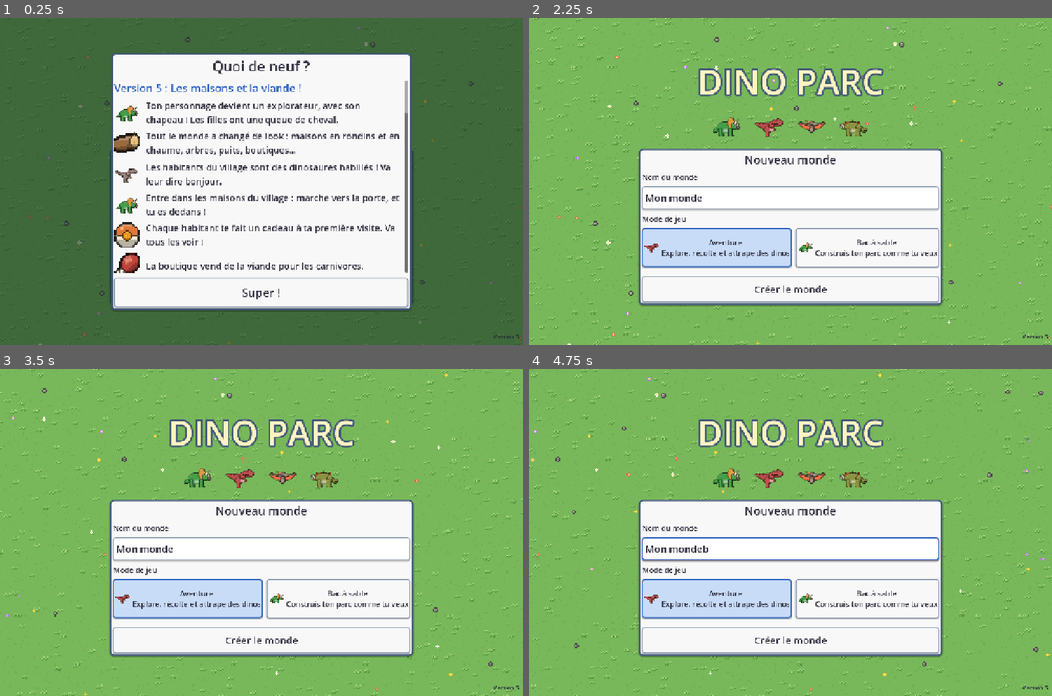
Above: before the commit, frames 1-4 (two rows, left to right).
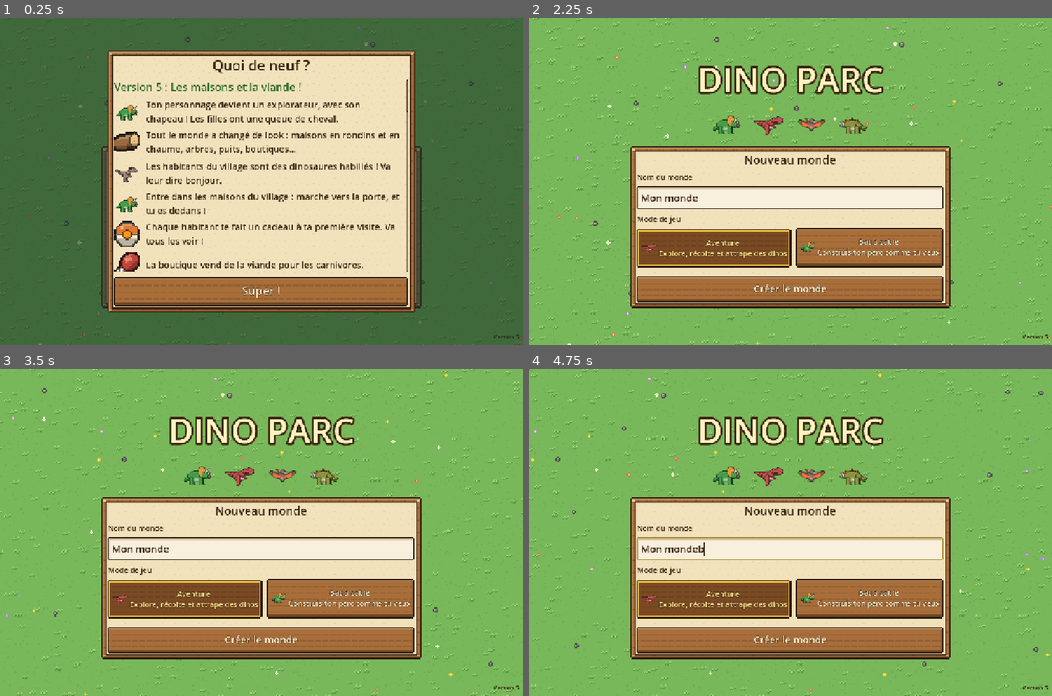
Above: after the commit, the same moments.

Repository: kevindjf/dino-parc
Game: Godot game, scene res://main.tscn
Two runs of this game, one before a commit and one after it. Both use one fixed random seed, a clock stepped at 60 frames per second and the inputs below.
Inputs (mouse positions are in pixels of both pictures, inside the frame that each line leads up to):
- Up to frame 1 (0.25 s): no input
- Up to frame 2 (2.25 s): click "Aventure Explore, récolte et …" at 0.5 s; click "Bac à sable Construis ton par…" at 1.25 s; click "Créer le monde" at 2 s
- Up to frame 3 (3.5 s): tap Enter at 2.75 s; move the mouse to (376, 516) at 2.77 s; hold Right from 2.78 s (still down); tap I at 2.85 s; click (376, 516) at 2.92 s; tap Space at 3.02, 3.32 s
- Up to frame 4 (4.75 s): release Right at 3.5 s; drag from (685, 548) to (764, 597) at 3.52 s; move the mouse to (842, 460) at 4.27 s; hold Right from 4.28 s (still down); tap B at 4.35 s; click (842, 460) at 4.42 s

The runs differ from the first frame. In frame 1, 47% of the frame differs, in the area x 19-81%, y 10-90%; in frame 2, 33%; in frame 3, 33%; in frame 4, 33%.

Commit message:
feat: rustic interface with parchment windows and plank buttons
Co-Authored-By: Claude Opus 5.5 (1M context) <noreply@anthropic.com>

Diff:
--- a/scripts/adventure_hud.gd
+++ b/scripts/adventure_hud.gd
@@ -85,7 +85,7 @@
 	row.add_theme_constant_override("separation", 20)
 	top.add_child(row)
 	name_label = _label(row, player_name, 20)
-	name_label.add_theme_color_override("font_color", Color("2860c0"))
+	name_label.add_theme_color_override("font_color", Color("2a6a2a"))
 	hearts_row = HBoxContainer.new()
 	hearts_row.add_theme_constant_override("separation", 2)
 	row.add_child(hearts_row)
@@ -174,7 +174,7 @@
 	title.size_flags_horizontal = Control.SIZE_EXPAND_FILL
 	_button(header, "Fermer", 110, toggle_bag)
 	var hint := _label(column, "Touche un objet pour le mettre dans la case choisie de ta barre d'outils.", 14)
-	hint.add_theme_color_override("font_color", Color("607080"))
+	hint.add_theme_color_override("font_color", Color("7a6248"))
 
 	var halves := HBoxContainer.new()
 	halves.add_theme_constant_override("separation", 16)
@@ -350,7 +350,7 @@
 			("Volière" if Catalog.DINOS[id].habitat == "air" else "Lagon")
 		var hint := _label(cell, where, 11)
 		hint.horizontal_alignment = HORIZONTAL_ALIGNMENT_CENTER
-		hint.add_theme_color_override("font_color", Color("708090"))
+		hint.add_theme_color_override("font_color", Color("8a7258"))
 
 
 # --- The building mode ------------------------------------------------------------
@@ -469,7 +469,7 @@
 	_button(header, "Fermer", 110, toggle_pocket)
 	var hint := _label(column, "Les dinos que tu as attrapés t'attendent ici. Touche « Relâcher », puis vise une case libre dans un enclos et appuie sur Action.", 14)
 	hint.autowrap_mode = TextServer.AUTOWRAP_WORD_SMART
-	hint.add_theme_color_override("font_color", Color("607080"))
+	hint.add_theme_color_override("font_color", Color("7a6248"))
 	pocket_grid = GridContainer.new()
 	pocket_grid.columns = 5
 	pocket_grid.add_theme_constant_override("h_separation", 10)
@@ -631,7 +631,7 @@
 		price.text = "Déjà à toi !"
 		price.disabled = true
 	elif park.money < entry.price:
-		price.modulate = Color(1, 1, 1, 0.5)
+		price.modulate = Color(0.72, 0.68, 0.64)  # too expensive: darker, but still readable
 
 
 func _sell_card(id: String) -> void:
--- a/scripts/creator.gd
+++ b/scripts/creator.gd
@@ -111,10 +111,10 @@
 		var fill := StyleBoxFlat.new()
 		fill.bg_color = color
 		fill.set_corner_radius_all(8)
-		fill.border_color = Color("8898b0")
+		fill.border_color = Color("3a2410")
 		fill.set_border_width_all(2)
 		var chosen: StyleBoxFlat = fill.duplicate()
-		chosen.border_color = Color("2860c0")
+		chosen.border_color = Color("f0c040")
 		chosen.set_border_width_all(5)
 		button.add_theme_stylebox_override("normal", fill)
 		button.add_theme_stylebox_override("hover", fill)
--- a/scripts/hud.gd
+++ b/scripts/hud.gd
@@ -1,6 +1,7 @@
 extends CanvasLayer
 
-# The interface, in the style of the white boxes with a blue border of the old handheld games.
+# The interface, rustic like the world: parchment windows in wooden frames and plank buttons
+# (drawn in ui_skin.gd).
 
 signal tool_selected(id: String)
 signal zoom_requested(direction: int)
@@ -11,8 +12,8 @@
 
 const Catalog := preload("res://scripts/catalog.gd")
 const Art := preload("res://scripts/art.gd")
-const INK := Color("303040")
-const FRAME := Color("405878")
+const UiSkin := preload("res://scripts/ui_skin.gd")
+const INK := UiSkin.INK
 
 var money_label: Label
 var visitors_label: Label
@@ -53,43 +54,38 @@
 	message_panel.add_child(message_label)
 
 
-static func _box(fill: Color, border: Color, width := 3, radius := 8) -> StyleBoxFlat:
-	var box := StyleBoxFlat.new()
-	box.bg_color = fill
-	box.border_color = border
-	box.set_border_width_all(width)
-	box.set_corner_radius_all(radius)
-	box.set_content_margin_all(8)
-	box.shadow_color = Color(0, 0, 0, 0.25)
-	box.shadow_size = 2
-	box.shadow_offset = Vector2(0, 2)
-	return box
-
-
 static func make_theme() -> Theme:
 	var theme := Theme.new()
 	theme.default_font_size = 15
-	theme.set_stylebox("panel", "PanelContainer", _box(Color("f8f8f8"), FRAME, 4, 10))
-	var normal := _box(Color("f8f8f8"), Color("8898b0"), 2, 6)
-	normal.set_content_margin_all(4)
-	var hover := _box(Color("fff6c8"), FRAME, 2, 6)
-	hover.set_content_margin_all(4)
-	var pressed := _box(Color("c8dcf8"), Color("2860c0"), 3, 6)
-	pressed.set_content_margin_all(4)
-	theme.set_stylebox("normal", "Button", normal)
-	theme.set_stylebox("hover", "Button", hover)
-	theme.set_stylebox("pressed", "Button", pressed)
-	theme.set_stylebox("hover_pressed", "Button", pressed)
+	theme.set_stylebox("panel", "PanelContainer", UiSkin.panel())
+	for state in ["normal", "hover", "pressed", "disabled"]:
+		theme.set_stylebox(state, "Button", UiSkin.button(state))
+	theme.set_stylebox("hover_pressed", "Button", UiSkin.button("pressed"))
 	theme.set_stylebox("focus", "Button", StyleBoxEmpty.new())
-	for state in ["font_color", "font_hover_color", "font_pressed_color", "font_hover_pressed_color", "font_focus_color"]:
-		theme.set_color(state, "Button", INK)
+	# Letters carved in the wood: cream with a dark brown contour, golden on the chosen one.
+	for state in ["font_color", "font_hover_color", "font_focus_color"]:
+		theme.set_color(state, "Button", UiSkin.CREAM)
+	for state in ["font_pressed_color", "font_hover_pressed_color"]:
+		theme.set_color(state, "Button", Color("ffe48a"))
+	theme.set_color("font_disabled_color", "Button", Color("e0d8c8"))
+	theme.set_color("font_outline_color", "Button", Color("3a2410"))
+	theme.set_constant("outline_size", "Button", 4)
 	theme.set_color("font_color", "Label", INK)
-	var field := _box(Color.WHITE, Color("8898b0"), 2, 6)
-	var field_focus := _box(Color.WHITE, Color("2860c0"), 3, 6)
-	theme.set_stylebox("normal", "LineEdit", field)
-	theme.set_stylebox("focus", "LineEdit", field_focus)
+	theme.set_stylebox("normal", "LineEdit", UiSkin.field(false))
+	theme.set_stylebox("focus", "LineEdit", UiSkin.field(true))
 	theme.set_color("font_color", "LineEdit", INK)
-	theme.set_color("font_placeholder_color", "LineEdit", Color("98a0b0"))
+	theme.set_color("caret_color", "LineEdit", INK)
+	theme.set_color("font_placeholder_color", "LineEdit", Color("a08a68"))
+	for check in ["CheckButton", "CheckBox"]:
+		theme.set_color("font_color", check, INK)
+		theme.set_color("font_hover_color", check, INK)
+		theme.set_color("font_pressed_color", check, INK)
+		theme.set_color("font_hover_pressed_color", check, INK)
+	for bar in ["VScrollBar", "HScrollBar"]:
+		theme.set_stylebox("scroll", bar, UiSkin.bar(Color("d8c49c")))
+		theme.set_stylebox("grabber", bar, UiSkin.bar(UiSkin.WOOD.normal))
+		theme.set_stylebox("grabber_highlight", bar, UiSkin.bar(UiSkin.WOOD.hover))
+		theme.set_stylebox("grabber_pressed", bar, UiSkin.bar(UiSkin.WOOD.pressed))
 	return theme
 
 
--- a/scripts/title.gd
+++ b/scripts/title.gd
@@ -39,7 +39,7 @@
 	title.add_theme_font_size_override("font_size", 84)
 	title.add_theme_color_override("font_color", Color("fff3c0"))
 	title.add_theme_constant_override("outline_size", 18)
-	title.add_theme_color_override("font_outline_color", Color("405878"))
+	title.add_theme_color_override("font_outline_color", Color("3a2410"))
 	column.add_child(title)
 
 	var dinos := HBoxContainer.new()
@@ -234,7 +234,7 @@
 	scroll.add_child(lines)
 	for entry in entries:
 		var title := _label(lines, "Version %d : %s" % [entry.version, entry.title], 26)
-		title.add_theme_color_override("font_color", Color("2860c0"))
+		title.add_theme_color_override("font_color", Color("2a6a2a"))
 		for item in entry.items:
 			var row := HBoxContainer.new()
 			row.add_theme_constant_override("separation", 14)
@@ -292,7 +292,7 @@
 	label.horizontal_alignment = HORIZONTAL_ALIGNMENT_CENTER
 	label.add_theme_color_override("font_color", Color("fff3c0"))
 	label.add_theme_constant_override("outline_size", 10)
-	label.add_theme_color_override("font_outline_color", Color("405878"))
+	label.add_theme_color_override("font_outline_color", Color("3a2410"))
 
 
 func _label(parent: Control, text: String, size: int) -> Label:
--- a/scripts/touch_button.gd
+++ b/scripts/touch_button.gd
@@ -43,7 +43,9 @@
 	var fill := color.darkened(0.2) if held else color
 	draw_circle(center + Vector2(0, 3), radius, Color(0, 0, 0, 0.25))
 	draw_circle(center, radius, fill)
-	draw_arc(center, radius, 0, TAU, 48, Color("303040"), 3.0, true)
+	# A rim of wood around the coloured button, like the plank buttons of the interface.
+	draw_arc(center, radius - 2, 0, TAU, 48, Color("a86e3a"), 5.0, true)
+	draw_arc(center, radius, 0, TAU, 48, Color("2a1a0c"), 3.0, true)
 	draw_arc(center, radius - 5, PI * 1.1, PI * 1.6, 12, fill.lightened(0.4), 3.0, true)
 	var font := get_theme_default_font()
 	if icon:
--- a/scripts/touch_stick.gd
+++ b/scripts/touch_stick.gd
@@ -41,7 +41,8 @@
 
 func _draw() -> void:
 	var center := size / 2.0
-	draw_circle(center, RADIUS + 6, Color(0.95, 0.97, 1.0, 0.35))
-	draw_arc(center, RADIUS + 6, 0, TAU, 48, Color("405878"), 3.0, true)
-	draw_circle(center + knob, 30, Color("f8f8f8"))
-	draw_arc(center + knob, 30, 0, TAU, 32, Color("405878"), 3.0, true)
+	draw_circle(center, RADIUS + 6, Color(0.95, 0.89, 0.74, 0.35))
+	draw_arc(center, RADIUS + 6, 0, TAU, 48, Color("2a1a0c"), 3.0, true)
+	draw_circle(center + knob, 30, Color("a86e3a"))
+	draw_arc(center + knob, 24, PI * 1.1, PI * 1.6, 12, Color("c89058"), 4.0, true)
+	draw_arc(center + knob, 30, 0, TAU, 32, Color("2a1a0c"), 3.0, true)
--- /dev/null
+++ b/scripts/ui_skin.gd
@@ -0,0 +1,129 @@
+extends RefCounted
+
+# The look of the interface, drawn in pixels like the world: windows of parchment in a wooden
+# frame with nails, buttons cut in planks of wood with a thick bottom edge, and fields of light
+# parchment. Each one is a small image enlarged SCALE times and stretched as a 9-slice box.
+
+const SCALE := 3
+const OUTLINE := Color("2a1a0c")
+const INK := Color("3a2410")  # dark brown ink on parchment
+const CREAM := Color("fff0d0")  # letters carved in wood
+const GOLD := Color("f0c040")
+const PAPER := Color("f2e2bc")
+const WOOD := {
+	"normal": Color("a86e3a"),
+	"hover": Color("c08448"),
+	"pressed": Color("7a4a24"),
+	"disabled": Color("8a8070"),
+}
+
+
+static func _big(image: Image) -> Image:
+	image.resize(image.get_width() * SCALE, image.get_height() * SCALE, Image.INTERPOLATE_NEAREST)
+	return image
+
+
+static func _style(image: Image, margins: Array, content: Array) -> StyleBoxTexture:
+	var box := StyleBoxTexture.new()
+	box.texture = ImageTexture.create_from_image(_big(image))
+	for i in 4:
+		box.set_texture_margin(i, margins[i] * SCALE)
+		box.set_content_margin(i, content[i])
+	box.axis_stretch_horizontal = StyleBoxTexture.AXIS_STRETCH_MODE_TILE_FIT
+	box.axis_stretch_vertical = StyleBoxTexture.AXIS_STRETCH_MODE_TILE_FIT
+	return box
+
+
+# A window: a frame of wood around a sheet of parchment, a nail in each corner.
+static func panel() -> StyleBoxTexture:
+	var n := 20
+	var image := Image.create(n, n, false, Image.FORMAT_RGBA8)
+	var wood: Color = WOOD.normal
+	for y in n:
+		for x in n:
+			var edge := mini(mini(x, y), mini(n - 1 - x, n - 1 - y))
+			var c := Color.TRANSPARENT
+			if edge == 0:
+				# Round corners: the very corner pixels stay empty.
+				if (x == 0 or x == n - 1) and (y == 0 or y == n - 1):
+					continue
+				c = OUTLINE
+			elif edge <= 2:
+				c = wood
+				if y == 1 or x == 1:
+					c = wood.lightened(0.2)
+				elif y == n - 2 or x == n - 2:
+					c = wood.darkened(0.25)
+				elif (x * 3 + y * 5) % 7 == 0:
+					c = wood.darkened(0.15)
+			elif edge == 3:
+				c = INK
+			else:
+				c = PAPER
+				if y == 4 or x == 4:
+					c = PAPER.darkened(0.1)  # the shade of the frame on the sheet
+				elif (x * 7 + y * 11) % 23 == 0:
+					c = PAPER.darkened(0.05)
+			image.set_pixel(x, y, c)
+	for corner in [Vector2i(2, 2), Vector2i(n - 3, 2), Vector2i(2, n - 3), Vector2i(n - 3, n - 3)]:
+		image.set_pixel(corner.x, corner.y, Color("e8d8b0"))
+	return _style(image, [5, 5, 5, 5], [16, 14, 16, 14])
+
+
+# A plank button. state: normal, hover, pressed (also a chosen tab or tool), disabled.
+static func button(state: String) -> StyleBoxTexture:
+	var w := 12
+	var h := 12
+	var image := Image.create(w, h, false, Image.FORMAT_RGBA8)
+	var wood: Color = WOOD[state]
+	var sunk := state == "pressed"
+	var top := 1 if sunk else 0  # a pressed plank goes down into its edge
+	for y in range(top, h):
+		for x in w:
+			var c := wood
+			var first := y == top
+			var last := y == h - 1
+			if (x == 0 or x == w - 1) and (first or last):
+				continue
+			if first or last or x == 0 or x == w - 1:
+				c = OUTLINE
+			elif sunk and (y == top + 1 or x == 1 or x == w - 2 or y == h - 2):
+				c = GOLD  # the chosen one gets a golden rim
+			elif not sunk and y >= h - 3:
+				c = wood.darkened(0.35)  # the thick edge of the plank
+			elif y == top + 1:
+				c = wood.lightened(0.25)
+			elif x == w - 2:
+				c = wood.darkened(0.15)
+			elif y == 6 and x % 5 != 2:
+				c = wood.darkened(0.12)  # wood grain
+			image.set_pixel(x, y, c)
+	return _style(image, [3, 3 + top, 3, 4], [10, 5 + top * SCALE, 10, 9 - top * SCALE])
+
+
+# A field to type in: light parchment sunk in a brown border, gold when typing.
+static func field(focused: bool) -> StyleBoxTexture:
+	var n := 10
+	var image := Image.create(n, n, false, Image.FORMAT_RGBA8)
+	for y in n:
+		for x in n:
+			var edge := mini(mini(x, y), mini(n - 1 - x, n - 1 - y))
+			var c := PAPER.lightened(0.5)
+			if edge == 0:
+				if (x == 0 or x == n - 1) and (y == 0 or y == n - 1):
+					continue
+				c = GOLD.darkened(0.3) if focused else OUTLINE
+			elif y == 1 or x == 1:
+				c = PAPER.darkened(0.12)
+			image.set_pixel(x, y, c)
+	return _style(image, [2, 2, 2, 2], [10, 6, 10, 6])
+
+
+# A thin bar of wood for scroll bars.
+static func bar(color: Color) -> StyleBoxFlat:
+	var box := StyleBoxFlat.new()
+	box.bg_color = color
+	box.border_color = OUTLINE
+	box.set_border_width_all(2)
+	box.set_corner_radius_all(3)
+	return box
